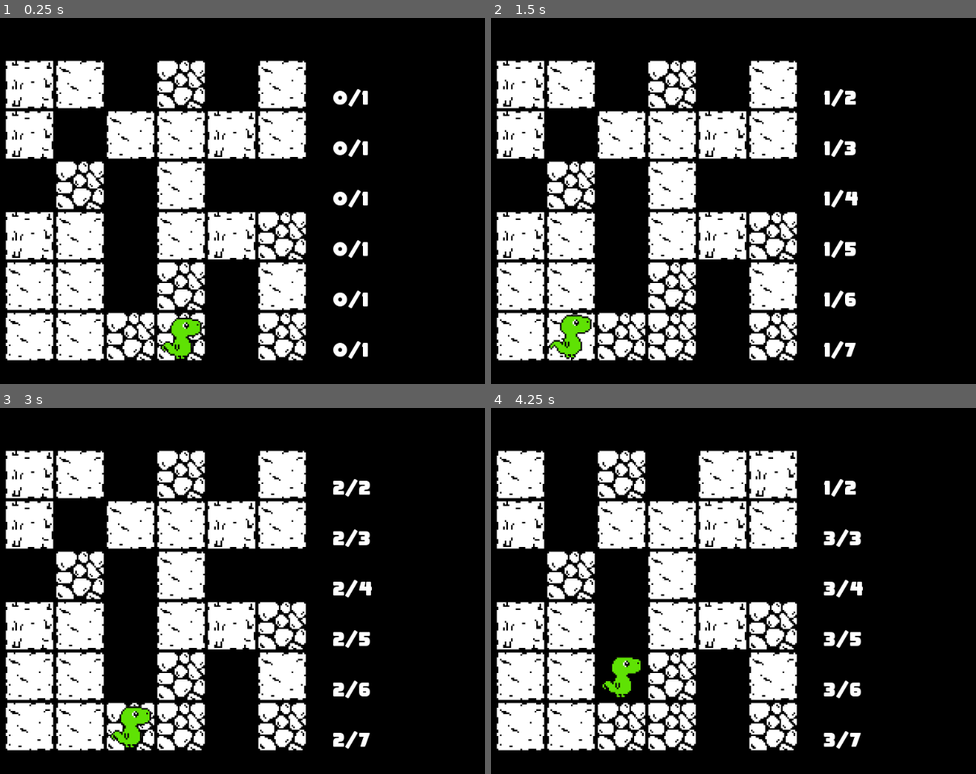
Above: before the commit, frames 1-4 (two rows, left to right).
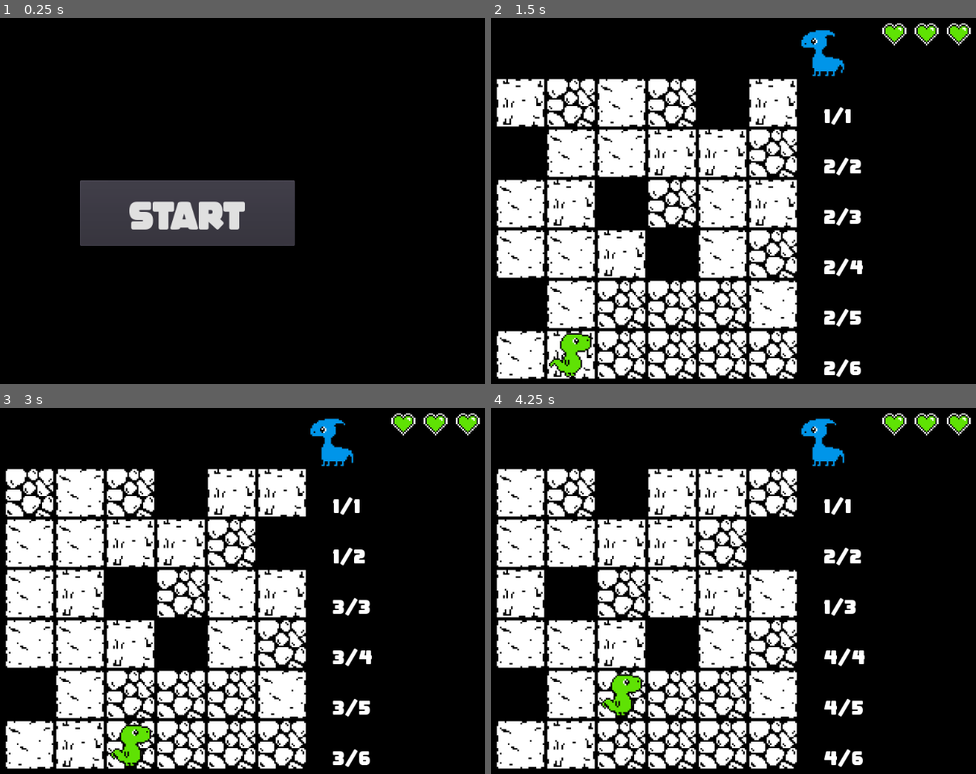
Above: after the commit, the same moments.

Repository: Aprikot-Games/MiniJam65
Game: Godot game, scene res://Game.tscn
The game is run twice, just before and just after one commit, with the same random seed, the same clock (stepped at 60 frames per second) and the same inputs.
Inputs (mouse positions are in pixels of both pictures, inside the frame that each line leads up to):
- Up to frame 1 (0.25 s): no input
- Up to frame 2 (1.5 s): click (680, 211) at 0.5 s, where only the run after the commit has a clickable "Start"; tap Enter at 1.25 s; hold Right (ui_right) from 1.28 s (still down)
- Up to frame 3 (3 s): release Right (ui_right) at 2.03 s; hold Down (ui_down) 2.03-2.78 s; tap Space at 2.75 s; hold Right (ui_right) from 2.78 s (still down)
- Up to frame 4 (4.25 s): release Right (ui_right) at 3.53 s; hold Up (ui_up) from 3.53 s (still down)

The runs differ from the first frame. In frame 1, 35% of the frame differs, in the area x 1-76%, y 11-94%; in frame 2, 34%; in frame 3, 35%; in frame 4, 35%, in the area x 1-99%, y 1-99%.

Commit message:
Added win condition and friend

Diff:
--- a/Game.gd
+++ b/Game.gd
@@ -4,13 +4,44 @@
 # Declare member variables here. Examples:
 # var a = 2
 # var b = "text"
+var level1 = [[1,1,1,1,1,1],
+			  [0,1,1,1,1,1],
+			  [1,1,1,0,1,1],
+			  [1,1,0,1,1,1],
+			  [0,1,1,1,1,1],
+			  [1,1,1,1,1,0]]
 
+var level2 = [[1,1,1,1,1,1],
+			  [1,1,0,1,0,1],
+			  [1,1,1,0,1,1],
+			  [1,1,0,1,0,0],
+			  [1,1,0,1,0,1],
+			  [1,1,0,1,1,0]]
+
+var level3 = [[1,1,1,1,1,1],
+			  [1,1,0,1,0,1],
+			  [1,1,1,0,1,1],
+			  [1,1,0,1,0,0],
+			  [1,1,0,1,0,1],
+			  [1,1,0,1,1,0]]
 
 # Called when the node enters the scene tree for the first time.
 func _ready():
-	$Level.generate([6, 1])
+	pass
 
+func _on_HUD_game_over():
+	$Level.game_over = true
 
-# Called every frame. 'delta' is the elapsed time since the previous frame.
-#func _process(delta):
-#	pass
+func _on_HUD_new_game():
+	$Level.generate(level1)
+	$Level.game_over = false
+
+func _on_HUD_destroy_game():
+	$Level.destroy()
+
+func _on_Level_win_level():
+	$HUD.set_level_complete()
+
+func _on_HUD_new_level():
+	$Level.destroy()
+	$Level.generate(level1)
--- a/Game.tscn
+++ b/Game.tscn
@@ -1,7 +1,8 @@
-[gd_scene load_steps=3 format=2]
+[gd_scene load_steps=4 format=2]
 
 [ext_resource path="res://Level.tscn" type="PackedScene" id=1]
 [ext_resource path="res://Game.gd" type="Script" id=2]
+[ext_resource path="res://HUD.tscn" type="PackedScene" id=3]
 
 [node name="Game" type="Node2D"]
 script = ExtResource( 2 )
@@ -15,4 +16,12 @@
 }
 
 [node name="Level" parent="." instance=ExtResource( 1 )]
-position = Vector2( 512, 512 )
+position = Vector2( 512, 541 )
+
+[node name="HUD" parent="." instance=ExtResource( 3 )]
+[connection signal="lose_life" from="Level" to="HUD" method="_on_Level_lose_life"]
+[connection signal="win_level" from="Level" to="." method="_on_Level_win_level"]
+[connection signal="destroy_game" from="HUD" to="." method="_on_HUD_destroy_game"]
+[connection signal="game_over" from="HUD" to="." method="_on_HUD_game_over"]
+[connection signal="new_game" from="HUD" to="." method="_on_HUD_new_game"]
+[connection signal="new_level" from="HUD" to="." method="_on_HUD_new_level"]
--- /dev/null
+++ b/HUD.gd
@@ -0,0 +1,73 @@
+extends CanvasLayer
+
+signal game_over
+signal destroy_game
+signal new_game
+signal new_level
+var empty_live_tex = preload("res://sprites/empty-heart.png")
+var full_live_tex = preload("res://sprites/heart.png")
+
+const MAX_LIVES = 3
+var live_cnt = MAX_LIVES
+var lives
+var game_state = 0
+# Called when the node enters the scene tree for the first time.
+func _ready():
+	lives = [$Heart1, $Heart2, $Heart3]
+	set_game_menu()
+
+func fill_lives():
+	live_cnt = MAX_LIVES
+	for live in lives:
+		live.set_texture(full_live_tex)
+
+func hide_lives():
+	for live in lives:
+		live.hide()
+
+func show_lives():
+	for live in lives:
+		live.show()
+
+func set_game_start():
+	fill_lives()
+	show_lives()
+	$Message.hide()
+	$Button.hide()
+
+func set_game_menu():
+	$Button.show()
+	$Message.hide()
+	hide_lives()
+
+func set_game_over():
+	$Message.text = "Game Over"
+	$Message.show()
+	$Timer.start()
+
+func set_level_complete():
+	$Message.text = "Friend rescued!"
+	$Message.show()
+	game_state = 1
+	$Timer.start()
+
+func _on_Level_lose_life():
+	live_cnt -= 1
+	if live_cnt < 0:
+		emit_signal("game_over")
+		set_game_over()
+	else:
+		lives[live_cnt].set_texture(empty_live_tex)
+
+func _on_Button_pressed():
+	emit_signal("new_game")
+	set_game_start()
+
+func _on_Timer_timeout():
+	if game_state == 0:
+		set_game_menu()
+		emit_signal("destroy_game")
+	else:
+		emit_signal("new_level")
+		set_game_start()
+		game_state = 0
--- /dev/null
+++ b/HUD.tscn
@@ -0,0 +1,73 @@
+[gd_scene load_steps=6 format=2]
+
+[ext_resource path="res://HUD.gd" type="Script" id=1]
+[ext_resource path="res://sprites/heart.png" type="Texture" id=2]
+[ext_resource path="res://fonts/toybox_2/ToyBox.otf" type="DynamicFontData" id=3]
+
+[sub_resource type="DynamicFont" id=1]
+size = 64
+outline_size = 6
+outline_color = Color( 0, 0, 0, 1 )
+font_data = ExtResource( 3 )
+
+[sub_resource type="DynamicFont" id=2]
+size = 64
+font_data = ExtResource( 3 )
+
+[node name="HUD" type="CanvasLayer"]
+script = ExtResource( 1 )
+
+[node name="Heart1" type="Sprite" parent="."]
+position = Vector2( 872, 32 )
+scale = Vector2( 0.25, 0.25 )
+texture = ExtResource( 2 )
+offset = Vector2( -32, 0 )
+
+[node name="Heart2" type="Sprite" parent="."]
+position = Vector2( 923, 32 )
+scale = Vector2( 0.25, 0.25 )
+texture = ExtResource( 2 )
+offset = Vector2( -32, 0 )
+
+[node name="Heart3" type="Sprite" parent="."]
+position = Vector2( 974, 32 )
+scale = Vector2( 0.25, 0.25 )
+texture = ExtResource( 2 )
+offset = Vector2( -32, 0 )
+
+[node name="Message" type="Label" parent="."]
+visible = false
+anchor_left = 0.5
+anchor_top = 0.5
+anchor_right = 0.5
+anchor_bottom = 0.5
+margin_left = -192.0
+margin_top = -44.0
+margin_right = 192.0
+margin_bottom = 44.0
+custom_fonts/font = SubResource( 1 )
+text = "Game Over"
+__meta__ = {
+"_edit_use_anchors_": false
+}
+
+[node name="Button" type="Button" parent="."]
+anchor_left = 0.5
+anchor_top = 0.5
+anchor_right = 0.5
+anchor_bottom = 0.5
+margin_left = -160.0
+margin_top = -36.0
+margin_right = 180.0
+margin_bottom = 68.0
+custom_fonts/font = SubResource( 2 )
+text = "Start"
+__meta__ = {
+"_edit_use_anchors_": false
+}
+
+[node name="Timer" type="Timer" parent="."]
+wait_time = 2.0
+one_shot = true
+[connection signal="pressed" from="Button" to="." method="_on_Button_pressed"]
+[connection signal="timeout" from="Timer" to="." method="_on_Timer_timeout"]
--- a/Level.gd
+++ b/Level.gd
@@ -3,31 +3,52 @@
 export (PackedScene) var Row
 
 signal player_tick
+signal lose_life
+signal win_level
 
+var game_over = false
 var n_rows = 0
 var rows = []
 const ROW_HEIGHT = 80
 const SPRITE_WIDTH = 80
 var n_blocks = 6
-
-var player_pos = [0, 0]
+const STARTING_POS = [0, 0]
+var player_pos = [] + STARTING_POS
 
 func _ready():
+	$Player.hide()
+	$Friend.hide()
 	pass
 
+func destroy():
+	for i in range(n_rows):
+		if rows[i] != null:
+			rows[i].queue_free()
+	$Player.hide()
+	$Friend.hide()
+	player_pos = [] + STARTING_POS
+	rows = []
+
 func generate(layout):
-	n_rows = layout[0]
+	n_rows = len(layout)
 	for i in range(n_rows):
 		var new_row = Row.instance()
 		add_child(new_row)
-		new_row.generate()
-		new_row.speed = n_rows - i + 1
+		new_row.speed = n_rows - i
+		new_row.generate(layout[i])
 		new_row.position.y = -(i * ROW_HEIGHT)
 		rows.append(new_row)
 		connect("player_tick", new_row, "on_player_tick")
+		$Friend.raise()
 		$Player.raise()
+	$Player.show()
+	$Friend.show()
+	$Friend.position.x = n_rows * SPRITE_WIDTH - (SPRITE_WIDTH * n_blocks)/2
+	$Friend.position.y = -n_rows * SPRITE_WIDTH
 
 func _process(delta):
+	if game_over == true:
+		return
 	var emit = true
 	if Input.is_action_just_pressed("ui_up") and \
 	player_pos[0] < n_rows:
@@ -43,8 +64,20 @@
 			player_pos[1] += 1
 	else:
 		emit = false
+	$Player.position.x = (player_pos[1] * SPRITE_WIDTH) - (SPRITE_WIDTH * n_blocks)/2
+	$Player.position.y = -(player_pos[0] * SPRITE_WIDTH) - 2
 	if emit == true:
 		emit_signal("player_tick")
-		$Player.position.x = (player_pos[1] * SPRITE_WIDTH) - (SPRITE_WIDTH * n_blocks)/2
-		$Player.position.y = -(player_pos[0] * SPRITE_WIDTH) - 2
 		print(player_pos)
+		if player_pos[0] == n_rows:
+			emit_signal("win_level")
+			return
+		var block_node = rows[player_pos[0]].blocks[player_pos[1]]
+		print(block_node.type)
+		if rows[player_pos[0]].blocks[player_pos[1]].type == 3:
+			emit_signal("lose_life")
+			print("returning to starting position")
+			player_pos = [] + STARTING_POS
+			print(player_pos)
+		if player_pos == [n_rows, 0]:
+			emit_signal("win_level")
--- a/Level.tscn
+++ b/Level.tscn
@@ -1,15 +1,25 @@
-[gd_scene load_steps=6 format=2]
+[gd_scene load_steps=9 format=2]
 
 [ext_resource path="res://Level.gd" type="Script" id=1]
 [ext_resource path="res://Row.tscn" type="PackedScene" id=2]
 [ext_resource path="res://resources/dino2.png" type="Texture" id=3]
 [ext_resource path="res://resources/dino1.png" type="Texture" id=4]
+[ext_resource path="res://resources/pablo1.png" type="Texture" id=5]
+[ext_resource path="res://resources/pablo2.png" type="Texture" id=6]
 
 [sub_resource type="SpriteFrames" id=1]
 animations = [ {
 "frames": [ ExtResource( 4 ), ExtResource( 3 ) ],
 "loop": true,
 "name": "Idle",
+"speed": 2.0
+} ]
+
+[sub_resource type="SpriteFrames" id=2]
+animations = [ {
+"frames": [ ExtResource( 5 ), ExtResource( 6 ) ],
+"loop": true,
+"name": "idle",
 "speed": 2.0
 } ]
 
@@ -22,3 +32,10 @@
 frames = SubResource( 1 )
 animation = "Idle"
 playing = true
+
+[node name="Friend" type="AnimatedSprite" parent="."]
+scale = Vector2( -0.25, 0.25 )
+frames = SubResource( 2 )
+animation = "idle"
+frame = 1
+playing = true
--- a/Row.gd
+++ b/Row.gd
@@ -17,41 +17,48 @@
 
 var dino_tex = preload("res://sprites/dino.png")
 
-var n_blocks = 6
+var n_blocks = 0
 var speed = 1
-var tick_cnt = 0
+var tick_cnt = 1
 const SPRITE_WIDTH = 80
-var row_width = n_blocks * SPRITE_WIDTH
+var row_width
 var rng = RandomNumberGenerator.new()
 
-var row = []
+var blocks = []
 # Called when the node enters the scene tree for the first time.
 func _ready():
 	pass
 
-func generate():
+func generate(block_layout):
+	n_blocks = len(block_layout)
+	row_width = n_blocks * SPRITE_WIDTH
 	rng.randomize()
+	var hazard_cnt = 0
 	for i in range(n_blocks):
 		var new_block = Block.instance()
 		add_child(new_block)
-		var tex_indx = rng.randf_range(0, 4)
+		var tex_indx
+		if block_layout[i] == 0:
+			tex_indx = 3
+		else:
+			tex_indx = rng.randi_range(0,2)
 		new_block.type = tex_indx
 		new_block.set_texture(safe_texs[0][tex_indx])
 		new_block.position.x = i * SPRITE_WIDTH - (row_width/2)
-		row.append(new_block)
+		blocks.append(new_block)
 	$Label.margin_left = n_blocks * SPRITE_WIDTH - (row_width/2)
 	$Label.text = str(tick_cnt) + "/" + str(speed)
 
 func rotate_left():
-	var end_block = row[0]
+	var end_block = blocks[0]
 	for i in range(1, n_blocks):
-		row[i-1] = row[i]
-		row[i-1].position.x -= SPRITE_WIDTH
-	row[n_blocks-1] = end_block
-	row[n_blocks-1].position.x += (n_blocks-1) * SPRITE_WIDTH
+		blocks[i-1] = blocks[i]
+		blocks[i-1].position.x -= SPRITE_WIDTH
+	blocks[n_blocks-1] = end_block
+	blocks[n_blocks-1].position.x += (n_blocks-1) * SPRITE_WIDTH
 
 func on_player_tick():
-	print("Player Move!")
+	#print("Player Move!")
 	tick_cnt += 1
 	if tick_cnt > speed:
 		rotate_left()
Not shown, added: sprites/empty-heart.png.import
